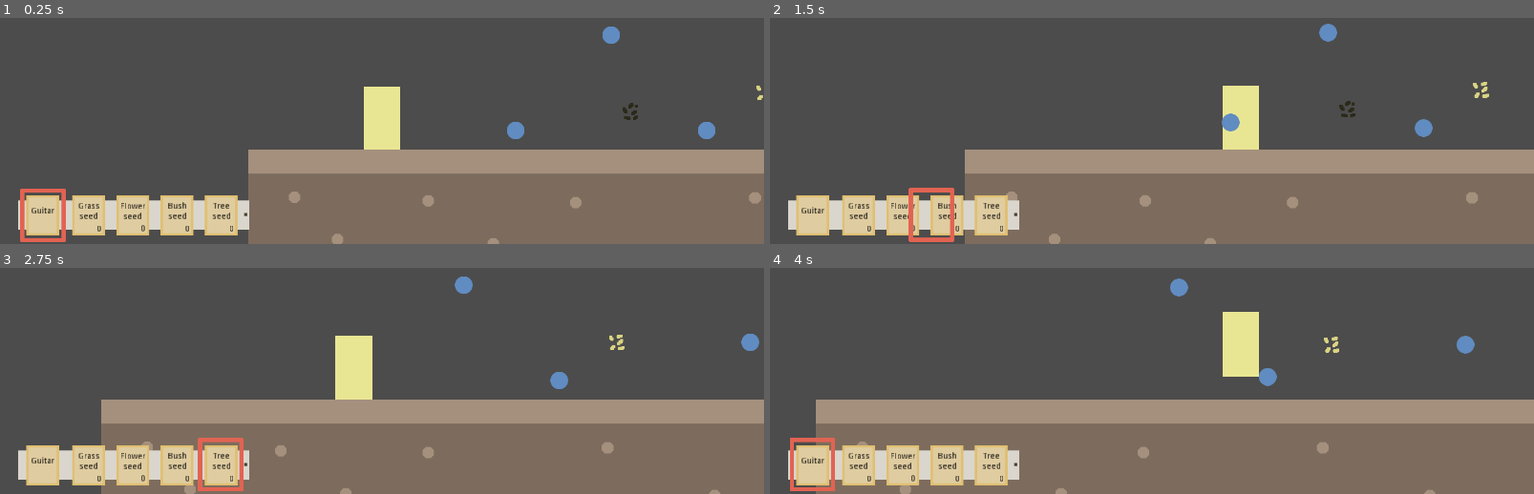
Above: before the commit, frames 1-4 (two rows, left to right).
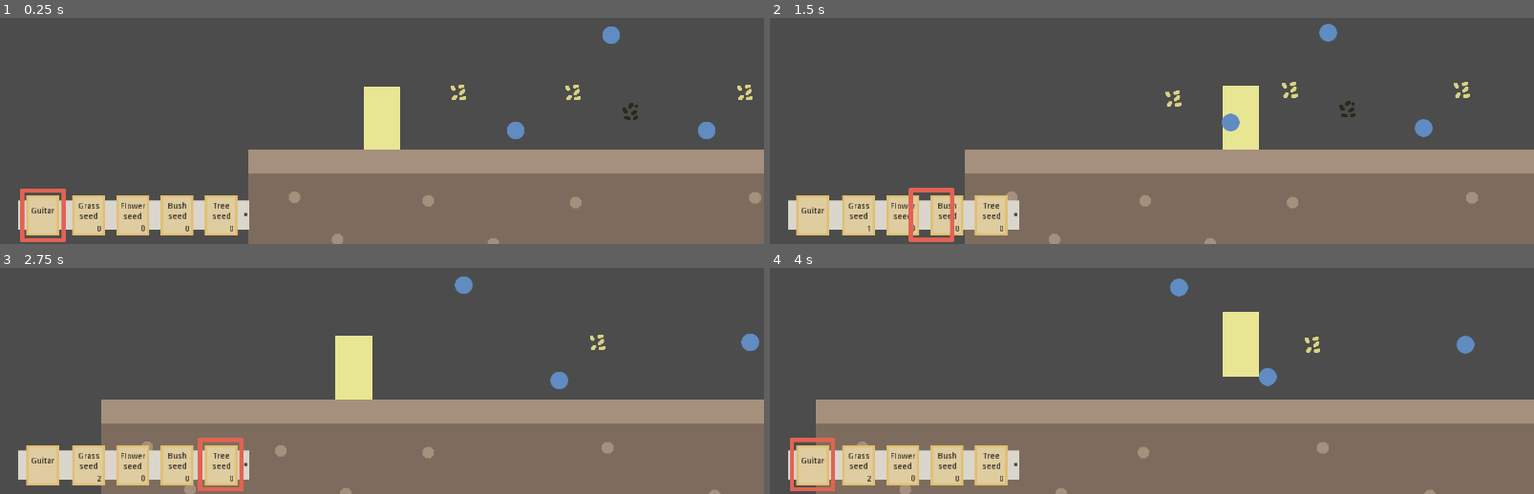
Above: after the commit, the same moments.

Repository: Cowa/Garden-Symphony
Game: Godot game, scene res://scenes/world/World.tscn
Same seed, same stepped clock (60 frames per second), same inputs: the game is played once before the commit and once after it.
Inputs (mouse positions are in pixels of both pictures, inside the frame that each line leads up to):
- Up to frame 1 (0.25 s): no input
- Up to frame 2 (1.5 s): move the mouse to (outside the picture) at 0.52 s; hold Right (ui_right) from 0.53 s (still down); tap Space (plant_seed) at 0.6 s; tap Up (ui_up) at 0.77 s; move the mouse to (999, 51) at 1.27 s; tap Mouse wheel down (left_belt_cursor) at 1.35 s
- Up to frame 3 (2.75 s): tap Up (ui_up) at 1.52 s; tap Space (plant_seed) at 1.55, 2.1 s; move the mouse to (outside the picture) at 2.02 s; release Right (ui_right) at 2.03 s; hold Left (ui_left) from 2.03 s (still down)
- Up to frame 4 (4 s): move the mouse to (1113, 365) at 2.77 s; release Left (ui_left) at 2.78 s; hold Right (ui_right) from 2.78 s (still down); tap Mouse wheel up (right_belt_cursor) at 2.85 s; tap Up (ui_up) at 3.02, 3.77 s; tap Space (plant_seed) at 3.05, 3.6 s; move the mouse to (1381, 344) at 3.52 s

The runs differ from the first frame. In frame 1, 0.2% of the frame differs, in the area x 59-100%, y 29-37%; in frame 2, 0.3%, in the area x 12-95%, y 28-95%; in frame 3, 0.2%; in frame 4, 0.2%.

Commit message:
Implement seed planting in ground

Diff:
--- /dev/null
+++ b/scenes/items/seeds/PlantedSeed.tscn
@@ -0,0 +1,8 @@
+[gd_scene format=2]
+
+[node name="PlantedSeed" type="Node2D"]
+
+[node name="Sprite" type="Sprite" parent="." index="0"]
+
+centered = false
+_sections_unfolded = [ "Offset" ]
--- /dev/null
+++ b/scenes/items/seeds/grass/PlantedGrass.tscn
@@ -0,0 +1,10 @@
+[gd_scene load_steps=3 format=2]
+
+[ext_resource path="res://scenes/items/seeds/PlantedSeed.tscn" type="PackedScene" id=1]
+[ext_resource path="res://assets/items/seeds/grass.png" type="Texture" id=2]
+
+[node name="PlantedGrass" instance=ExtResource( 1 )]
+
+[node name="Sprite" parent="." index="0"]
+
+texture = ExtResource( 2 )
--- a/scenes/world/World.tscn
+++ b/scenes/world/World.tscn
@@ -64,7 +64,6 @@
 
 [node name="CollectableItems" type="Container" parent="." index="2"]
 
-editor/display_folded = true
 anchor_left = 0.0
 anchor_top = 0.0
 anchor_right = 0.0
@@ -100,9 +99,20 @@
 
 position = Vector2( 640, 480 )
 
-[node name="Seed2" parent="CollectableItems" index="6" instance=ExtResource( 6 )]
+[node name="GrassSeed" parent="CollectableItems" index="6" instance=ExtResource( 6 )]
 
-position = Vector2( 864, 448 )
+position = Vector2( 352, 448 )
+_sections_unfolded = [ "Transform" ]
+
+[node name="GrassSeed2" parent="CollectableItems" index="7" instance=ExtResource( 6 )]
+
+position = Vector2( 544, 448 )
+_sections_unfolded = [ "Transform" ]
+
+[node name="GrassSeed3" parent="CollectableItems" index="8" instance=ExtResource( 6 )]
+
+position = Vector2( 832, 448 )
+_sections_unfolded = [ "Transform" ]
 
 [node name="Bounds" type="Node2D" parent="." index="3"]
 
--- a/scripts/player/Player.gd
+++ b/scripts/player/Player.gd
@@ -139,4 +139,4 @@
 func plant_seed():
 	var seed_type = state.belt.items[state.belt.cursor]
 	decrement_seed(seed_type)
-	emit_signal("seed_planted", seed_type)
+	emit_signal("seed_planted", seed_type, $PlantIndicator/Sprite.get_global_position())
--- a/scripts/world/World.gd
+++ b/scripts/world/World.gd
@@ -1,4 +1,8 @@
 extends Node
+
+const PLANTED_SEEDS = {
+	"grass": preload("res://scenes/items/seeds/grass/PlantedGrass.tscn")
+}
 
 func _ready():
 	$Player.connect("seeds_changed", $UI/Belt, "update_seeds")
@@ -14,8 +18,11 @@
 	if Input.is_action_pressed("ui_reload"):
 		get_tree().reload_current_scene()
 
-func _seed_planted(seed_type):
-	pass
+func _seed_planted(seed_type, position):
+	print(position)
+	var seed_instance = PLANTED_SEEDS[seed_type].instance()
+	seed_instance.set_position($Ground.to_local(position))
+	$Ground/PlantedSeeds.add_child(seed_instance)
 
 #func _process(delta):
 #	# Called every frame. Delta is time since last frame.
Binary file added: assets/items/seeds/planted_grass_0.png
Not shown, added: assets/items/seeds/planted_grass_0.png.import
